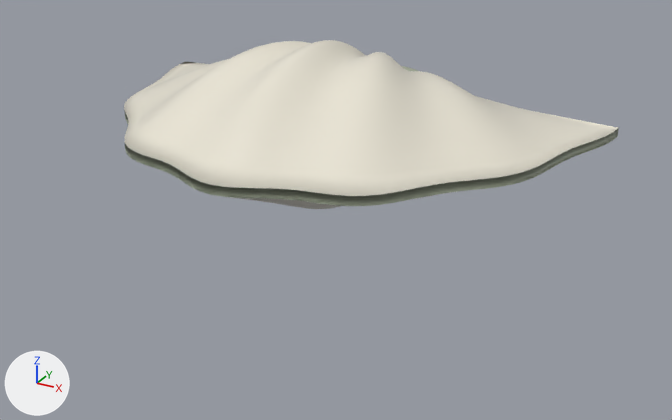
One commit to the Blender file assets/terrarium/hermes-shell.blend: the scene before it, then after it.
The view is the same before and after, from a camera (50 mm lens) standing at (1.74, -3.28, 1.34) and looking at (0.14, -0.37, -0.12). Lighting does not change. The marker at lower left points along +X, +Y and +Z. The older version comes first.

The first picture shows 'shell_lid', 'shell_seat'.
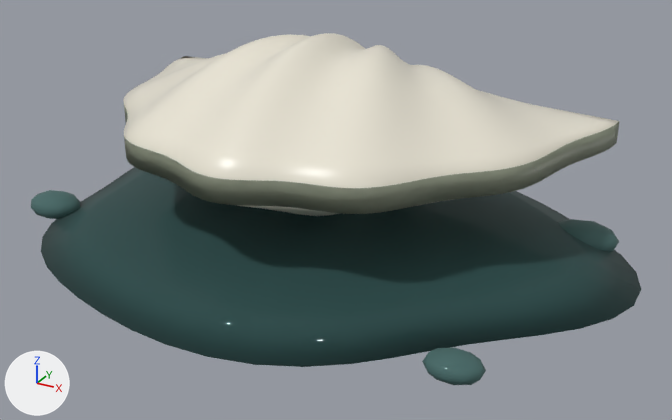
The change, as a list of edits to the scene's bpy script:
```text
Add mat_scallop_bedding_pebbles:
    mat_scallop_bedding_pebbles = principled_material('Scallop bedding pebbles')
    mat_scallop_bedding_pebbles.base_color = (0.0545, 0.133, 0.127)  # dark cyan #426664
    mat_scallop_bedding_pebbles.roughness = 0.88
    mat_scallop_bedding_pebbles.coat_weight = 0.18
Add mat_scallop_bedding_stone:
    mat_scallop_bedding_stone = principled_material('Scallop bedding stone')
    mat_scallop_bedding_stone.base_color = (0.0137, 0.0595, 0.0578)  # dark cyan #1f4544
    mat_scallop_bedding_stone.roughness = 0.92
    mat_scallop_bedding_stone.coat_weight = 0.18
Change me_fluted_scallop_valve:
    used by ob_shell_seat; parent = ob_hermes_shell; location = (0.0, 0.4, 0.16)
    remove me_fluted_scallop_valve.from_pydata(...)  # 2774 vertices, 2700 faces; spans x -1.04..1.04, y -1.37..0.0, z -0.26..0.02
    add me_fluted_scallop_valve.from_pydata(...)  # 2630 vertices, 2700 faces; spans x -1.04..1.04, y -1.37..0.0, z -0.28..0.05
    me_fluted_scallop_valve part 1: 2774 vertices removed from x -1.04..1.04, y -1.37..0.0, z -0.26..0.02; 2630 vertices added at x -1.04..1.04, y -1.37..0.0, z -0.28..0.05
Change me_fluted_scallop_valve_001:
    used by ob_shell_lid; parent = ob_hermes_shell; location = (0.0, 0.4, 0.16)
    remove me_fluted_scallop_valve_001.from_pydata(...)  # 2774 vertices, 2700 faces; spans x -1.04..1.04, y -1.37..0.0, z -0.02..0.34
    add me_fluted_scallop_valve_001.from_pydata(...)  # 2630 vertices, 2700 faces; spans x -1.04..1.04, y -1.37..0.0, z -0.05..0.37
    me_fluted_scallop_valve_001 part 2: 2774 vertices removed from x -1.04..1.04, y -1.37..0.0, z -0.02..0.34; 2630 vertices added at x -1.04..1.04, y -1.37..0.0, z -0.05..0.37
Add me_icosphere_002:
    me_icosphere_002.from_pydata(...)  # an icosphere of 80 faces spanning x -0.95..0.95, y -1.0..1.0, z -1.0..1.0
    me_icosphere_002.polygons.foreach_set('use_smooth', [True] * 80)
    me_icosphere_002.materials.append(mat_scallop_bedding_pebbles)  # dark cyan #426664
Add me_low_weathered_bedding:
    me_low_weathered_bedding.from_pydata(...)  # 146 vertices, 288 faces; spans x -1.14..1.28, y -1.26..0.64, z -0.32..-0.11
    me_low_weathered_bedding.polygons.foreach_set('use_smooth', [True] * 288)
    me_low_weathered_bedding.materials.append(mat_scallop_bedding_stone)  # dark cyan #1f4544
Add ob_shell_pebble_2:
    ob_shell_pebble_2 = bpy.data.objects.new('shell_pebble_2', me_icosphere_002)
    ob_shell_pebble_2.parent = ob_hermes_shell
    ob_shell_pebble_2.location = (0.99, 0.12, -0.245)
    ob_shell_pebble_2.scale = (0.14, 0.108, 0.0644)
Add ob_shell_pebble_1:
    ob_shell_pebble_1 = bpy.data.objects.new('shell_pebble_1', me_icosphere_002.copy())
    ob_shell_pebble_1.parent = ob_hermes_shell
    ob_shell_pebble_1.location = (0.89, -0.98, -0.245)
    ob_shell_pebble_1.scale = (0.1, 0.077, 0.046)
Add ob_shell_pebble_0:
    ob_shell_pebble_0 = bpy.data.objects.new('shell_pebble_0', me_icosphere_002.copy())
    ob_shell_pebble_0.parent = ob_hermes_shell
    ob_shell_pebble_0.location = (-1.08, -0.64, -0.245)
    ob_shell_pebble_0.scale = (0.12, 0.0924, 0.0552)
Add ob_shell_bedding:
    ob_shell_bedding = bpy.data.objects.new('shell_bedding', me_low_weathered_bedding)
    ob_shell_bedding.parent = ob_hermes_shell
    ob_shell_bedding.location = (0.0, 0.0, 0.0)
```

What differs and where, as boxes (x1, y1, x2, y2) in the pictures (672 x 420 px):
'shell_bedding', added (dark cyan)
    after: (41, 167, 641, 367)
'shell_lid', reshaped (9% taller)
    before: (124, 40, 619, 206)
    after: (123, 33, 619, 214)
'shell_pebble_1', added (dark cyan)
    after: (422, 348, 486, 385)
'shell_pebble_2', added (dark cyan)
    after: (558, 219, 619, 252)
'shell_pebble_0', added (dark cyan)
    after: (31, 190, 80, 219)
'shell_seat', reshaped
    before: (231, 191, 458, 209)
    after: (237, 199, 453, 216)
